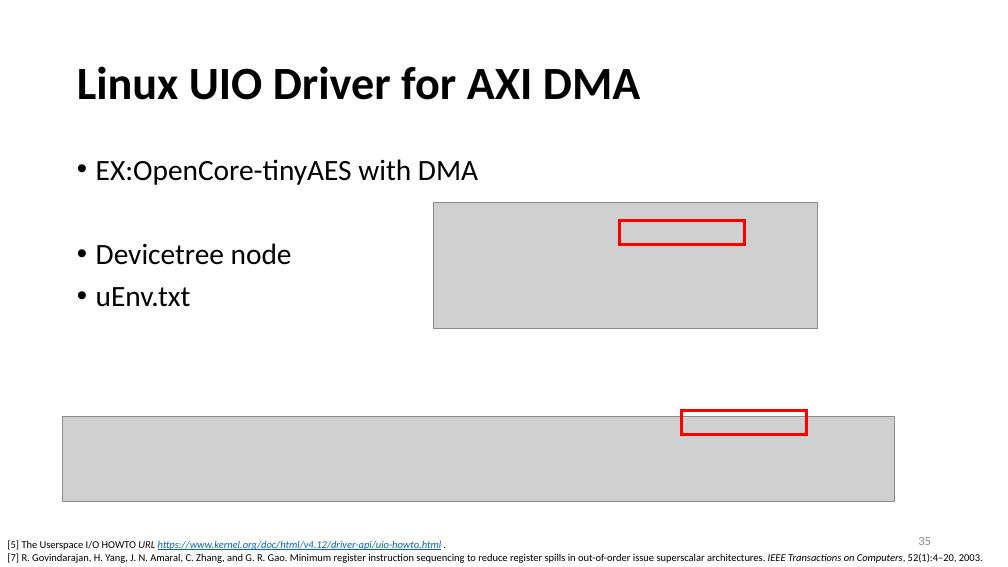
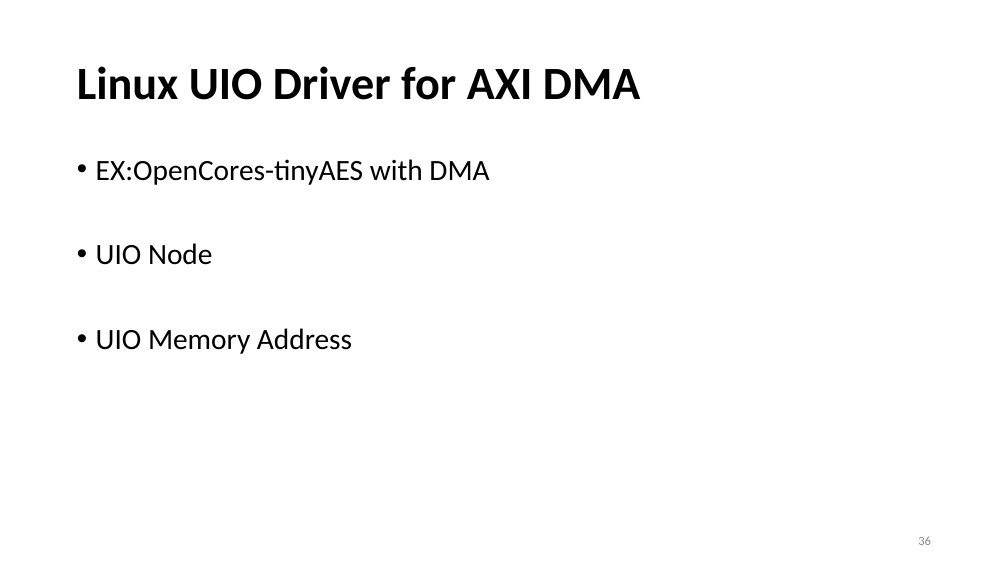
Before and after one commit to yllibliu/presentation, a slide deck: slide 36 of UIO.pptx (slide 35 before the commit). Drawn at 1008x567 pixels with LibreOffice and Linux fonts; fonts in the diff are those of the drawing; grey boxes stand for pictures. Boxes give left, top, right and bottom in pixels: in the first picture for what was removed or moved away, otherwise in the second. Text is boxed around its words. In the diff, an @@ line names an element or a change of style, - is before the commit and + after.

Commit message:
20180723 2

```diff
--- a/UIO.pptx
+++ b/UIO.pptx
@@ text at <box>96,159,489,354</box>: text changed @@
-• EX:OpenCore-tinyAES with DMA
-• Devicetree node
-• uEnv.txt
+• EX:OpenCores-tinyAES with DMA
+• UIO Node
+• UIO Memory Address
@@ picture removed at <box>433,203,817,329</box> @@
@@ rectangle removed at <box>619,220,744,244</box> @@
@@ picture removed at <box>63,417,895,501</box> @@
@@ rectangle removed at <box>682,411,807,436</box> @@
@@ text removed at <box>7,540,983,563</box> @@
-[5] The Userspace I/O HOWTO URL https://www.kernel.org/doc/html/v4.12/driver-api/uio-howto.html .
-[7] R. Govindarajan, H. Yang, J. N. Amaral, C. Zhang, and G. R. Gao. Minimum register instruction sequencing to reduce register spills in out-of-order issue superscalar architectures. IEEE Transactions on Computers, 52(1):4–20, 2003.
```
Also in this commit, not shown: 21 other slides changed, 1 slide added, 1 slide removed.
